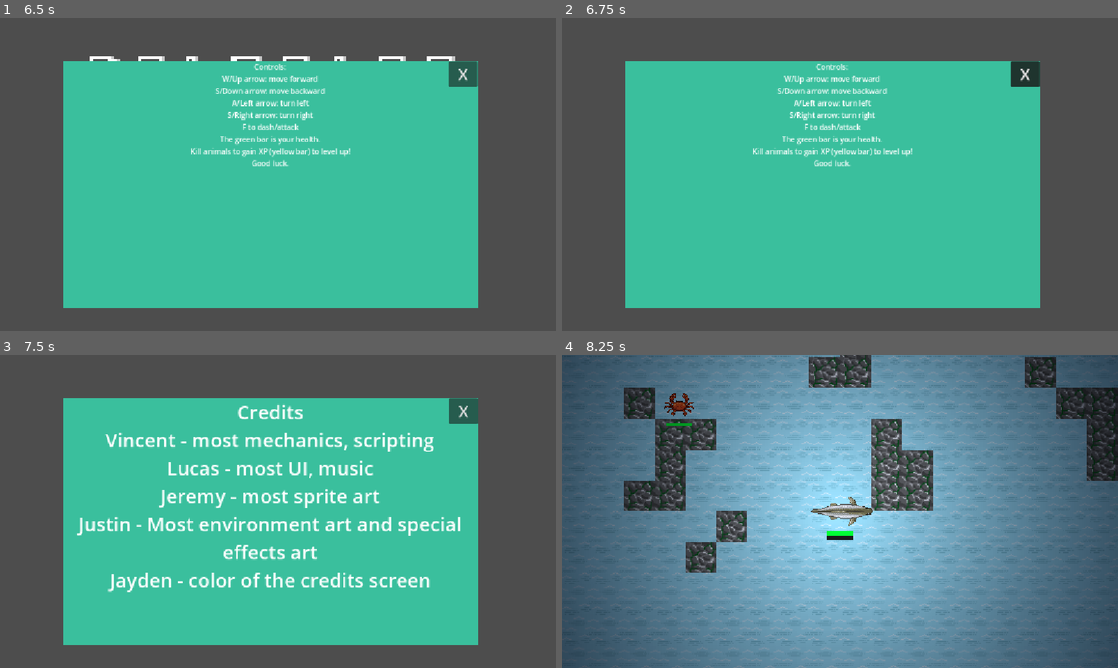
Above: before the commit, frames 1-4 (two rows, left to right).
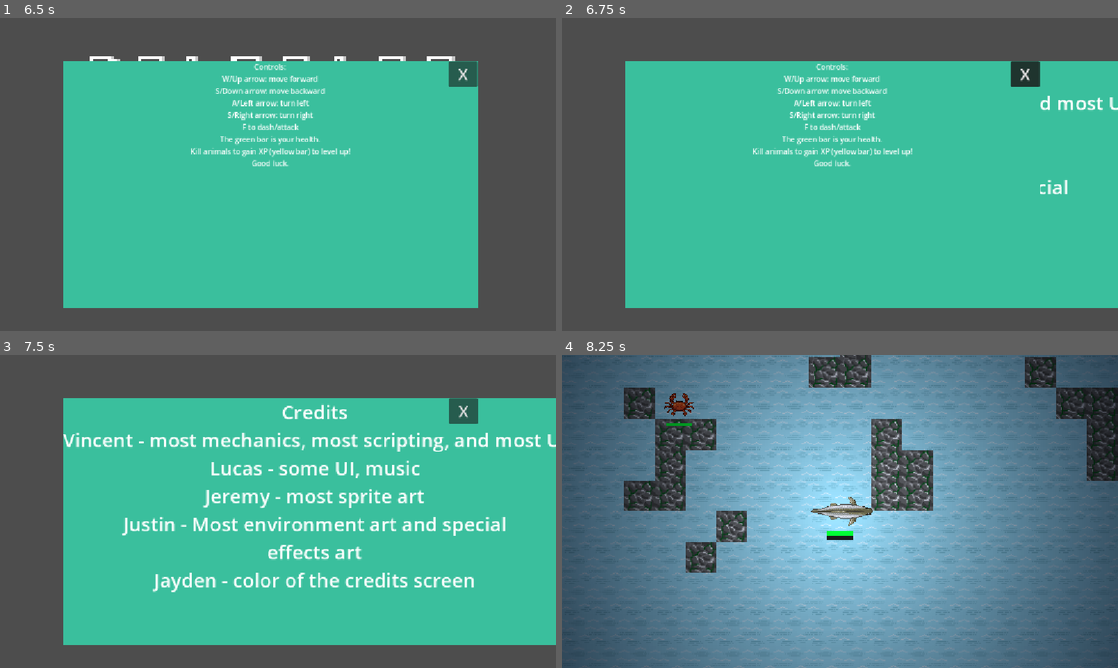
Above: after the commit, the same moments.

Repository: vincentchen18/Pelagico
Game: Godot game, scene res://n0.tscn
Same seed, same stepped clock (60 frames per second), same inputs: the game is played once before the commit and once after it.
Inputs (mouse positions are in pixels of both pictures, inside the frame that each line leads up to):
- Up to frame 1 (6.5 s): tap Enter at 0.5, 4.25 s; move the mouse to (400, 158) at 0.52 s; hold Right (right) 0.53-1.25 s; tap F (dash) at 0.6, 5.1 s; click (400, 158) at 0.67 s; drag from (166, 190) to (250, 237) at 1.27 s; tap Space at 2, 5 s; move the mouse to (333, 105) at 2.02 s; hold Right (right) 2.03-2.75 s; tap Shift at 2.1 s; drag from (250, 237) to (111, 127) at 2.77 s; move the mouse to (444, 221) at 3.52 s; hold Left (left) 3.53-4.25 s; tap Alt at 3.6 s; drag from (111, 127) to (194, 96) at 4.27 s; move the mouse to (305, 174) at 5.02 s; hold Down (backward) 5.03-5.75 s; click (305, 174) at 5.17 s; click "Instructions" at 5.75 s
- Up to frame 2 (6.75 s): click "Credits" at 6.5 s
- Up to frame 3 (7.5 s): click "X" at 7.25 s
- Up to frame 4 (8.25 s): click "Play" at 8 s

Frame 1 is identical in both runs. In frame 2, 11% of the frame differs, in the area x 86-100%, y 13-93%; in frame 3, 19%, in the area x 11-100%, y 13-93%; in frame 4, nothing differs.

Commit message:
fix hitboexs and start readme

Diff:
--- a/enemys/anglerfish.tscn
+++ b/enemys/anglerfish.tscn
@@ -17,10 +17,10 @@
 }]
 
 [sub_resource type="RectangleShape2D" id="RectangleShape2D_wad7g"]
-size = Vector2(50, 35)
+size = Vector2(65, 38)
 
 [sub_resource type="RectangleShape2D" id="RectangleShape2D_br8fx"]
-size = Vector2(65, 35)
+size = Vector2(65, 38)
 
 [sub_resource type="Gradient" id="Gradient_3n1vd"]
 offsets = PackedFloat32Array(0, 0.012048192, 0.560241)
--- a/enemys/sardine.gd
+++ b/enemys/sardine.gd
@@ -1,8 +1,8 @@
 extends CharacterBody2D
 @export var speed := 50.0
 @export var scale_mult := 1.0
-@export var min_zone := 2
-@export var max_zone := 3
+@export var min_zone := 1
+@export var max_zone := 4
 @export var school_radius := 90.0
 @export var separation_dist := 24.0
 @export var turn_rate := 2.0
--- a/enemys/shark.tscn
+++ b/enemys/shark.tscn
@@ -16,7 +16,7 @@
 }]
 
 [sub_resource type="RectangleShape2D" id="RectangleShape2D_wad7g"]
-size = Vector2(33, 20)
+size = Vector2(43, 20)
 
 [sub_resource type="RectangleShape2D" id="RectangleShape2D_wm13b"]
 size = Vector2(43, 20)
--- a/menu.tscn
+++ b/menu.tscn
@@ -73,8 +73,8 @@
 theme_override_font_sizes/font_size = 40
 theme_override_styles/normal = SubResource("StyleBoxFlat_mae5d")
 text = "Credits
-Vincent - most mechanics, scripting
-Lucas - most UI, music
+Vincent - most mechanics, most scripting, and most UI
+Lucas - some UI, music
 Jeremy - most sprite art
 Justin - Most environment art and special
 effects art
--- a/ocean.tscn
+++ b/ocean.tscn
@@ -222,7 +222,7 @@
 texture = ExtResource("19_7120d")
 
 [node name="Sprite2D" type="Sprite2D" parent="Player" unique_id=1599889009]
-scale = Vector2(0.8, 0.8)
+scale = Vector2(0.5, 0.5)
 texture = ExtResource("20_duqj3")
 script = ExtResource("20_k7sri")
 
Not shown, changed: .gitignore
Not shown, added: .wakatime-project
Not shown, changed: README.md
